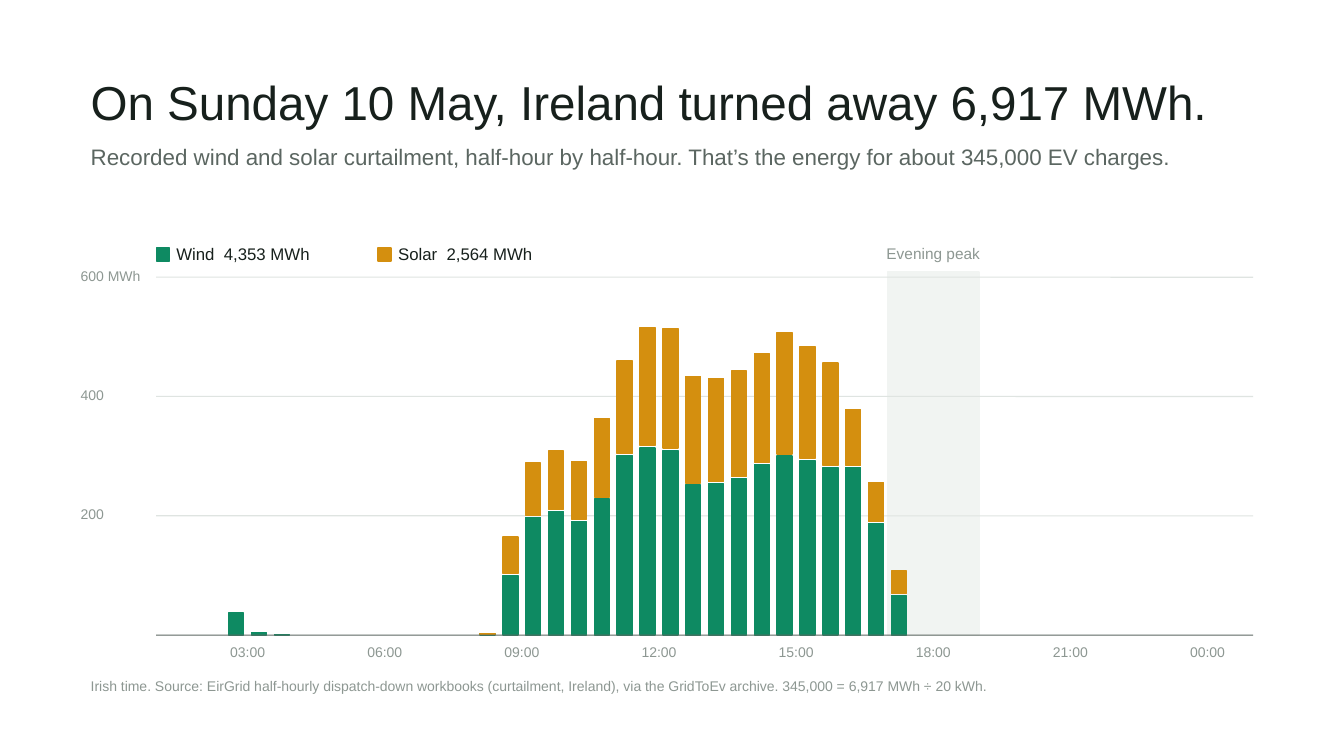
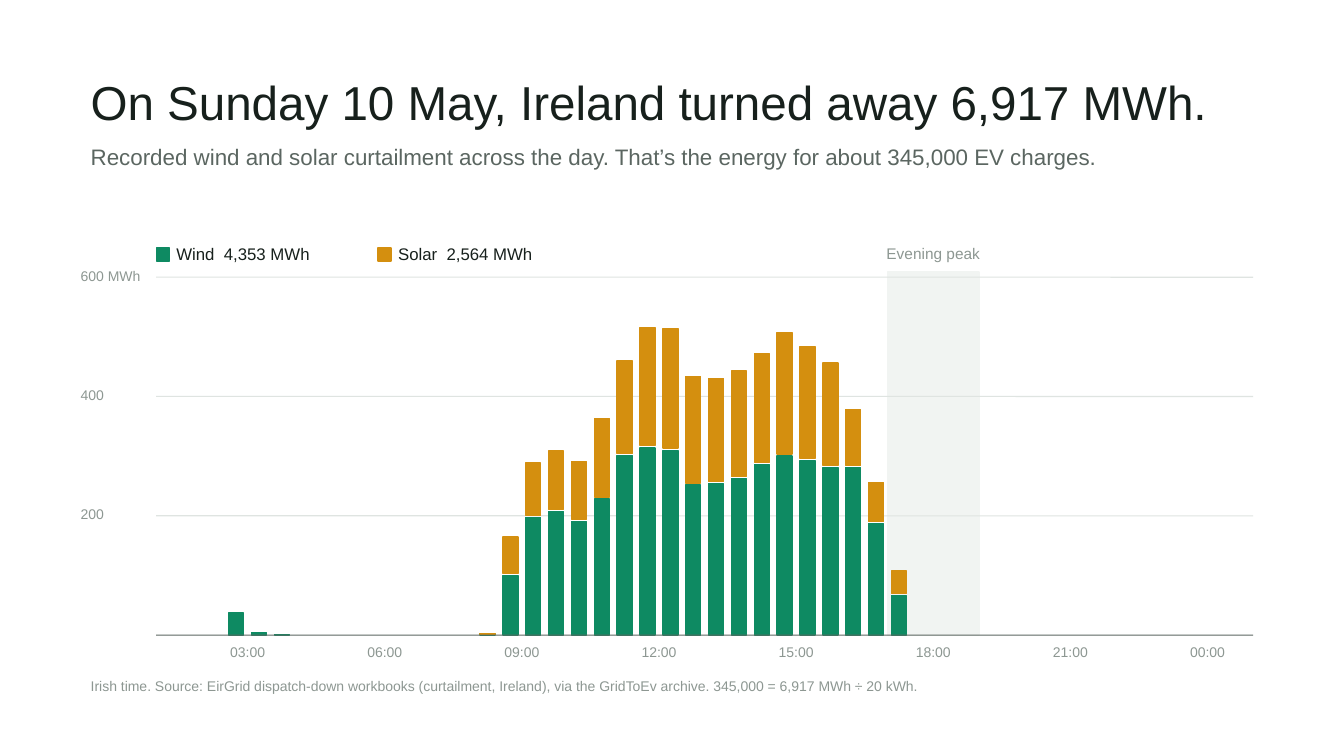
Before and after one commit to MarcoLadeira/SaveThePlanet, a slide deck: slide 2 of docs/demo/SaveThePlanet-pitch.pptx. Drawn at 1344x756 pixels with LibreOffice and Linux fonts; fonts in the diff are those of the drawing. Boxes give left, top, right and bottom in pixels: in the first picture for what was removed or moved away, otherwise in the second. Text is boxed around its words. In the diff, an @@ line names an element or a change of style, - is before the commit and + after.

```diff
--- a/docs/demo/SaveThePlanet-pitch.pptx
+++ b/docs/demo/SaveThePlanet-pitch.pptx
@@ text at box(91, 149, 1096, 170): text changed @@
-Recorded wind and solar curtailment, half-hour by half-hour. That’s the energy for about 345,000 EV charges.
+Recorded wind and solar curtailment across the day. That’s the energy for about 345,000 EV charges.
@@ text at box(91, 681, 918, 694): text changed @@
-Irish time. Source: EirGrid half-hourly dispatch-down workbooks (curtailment, Ireland), via the GridToEv archive. 345,000 = 6,917 MWh ÷ 20 kWh.
+Irish time. Source: EirGrid dispatch-down workbooks (curtailment, Ireland), via the GridToEv archive. 345,000 = 6,917 MWh ÷ 20 kWh.
```
Also in this commit, not shown: 4 other slides changed, 4 other files.
